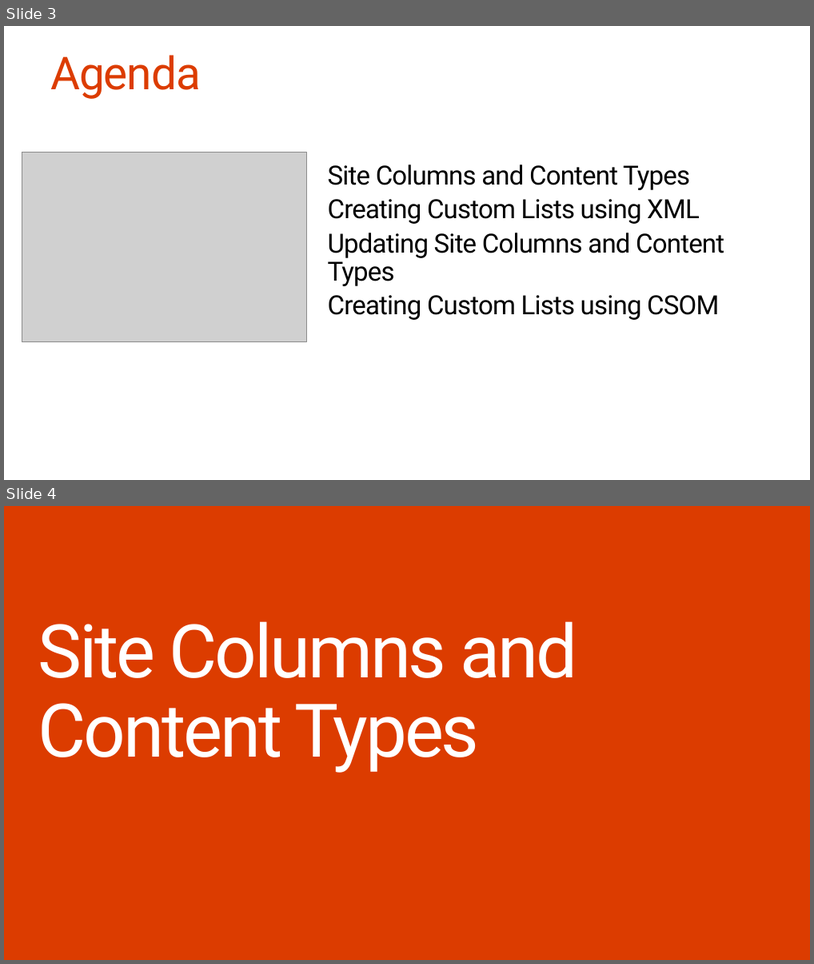
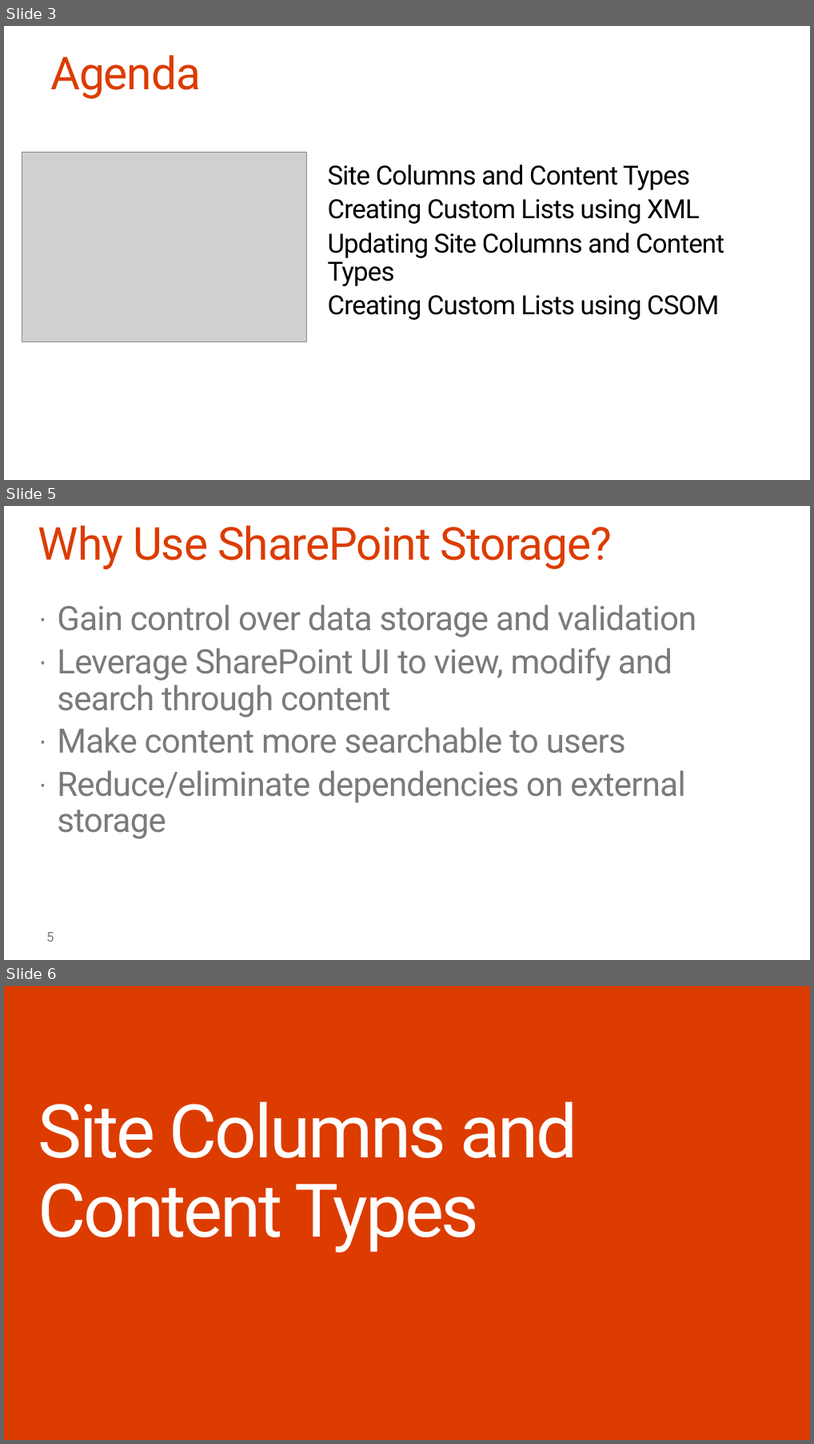
Before and after one commit to OfficeDev/TrainingContent, a slide deck: O3656-2 Deep dive into SharePoint lists for data storage/O3656-2 Deep dive into SharePoint lists for data storage.pptx. Shown one above the other, each under a label of ours: slides 3 and 4 before the commit, slides 3, 5 and 6 after it; the slides between them are not shown. The pictures are 814x964 and 814x1444 pixels, drawn with LibreOffice and Linux fonts; fonts in the diff are those of the drawing; grey boxes stand for pictures; background and template pictures are left out. Boxes give left, top, right and bottom in pixels: in the first picture for what was removed or moved away, otherwise in the second. Text is boxed around its words. In the diff, an @@ line names an element or a change of style, - is before the commit and + after.

```diff
--- a/O3656-2 Deep dive into SharePoint lists for data storage/O3656-2 Deep dive into SharePoint lists for data storage.pptx
+++ b/O3656-2 Deep dive into SharePoint lists for data storage/O3656-2 Deep dive into SharePoint lists for data storage.pptx
@@ slide 5 added at (4,506,810,960), background #FFFFFF @@
@@ title added at (38,525,612,569), 54 pt, text #DC3C00 @@
+Why Use SharePoint Storage?
@@ text added at (57,604,697,839), 40 pt, text #797A7D @@
+· Gain control over data storage and validation
+· Leverage SharePoint UI to view, modify and search through content
+· Make content more searchable to users
+· Reduce/eliminate dependencies on external storage
@@ page number added at (46,932,54,941), 16 pt, text #797A7D @@
+5
@@ what was slide 4 is now slide 6 @@
```
Also in this commit, not shown: 1 other slide added.
